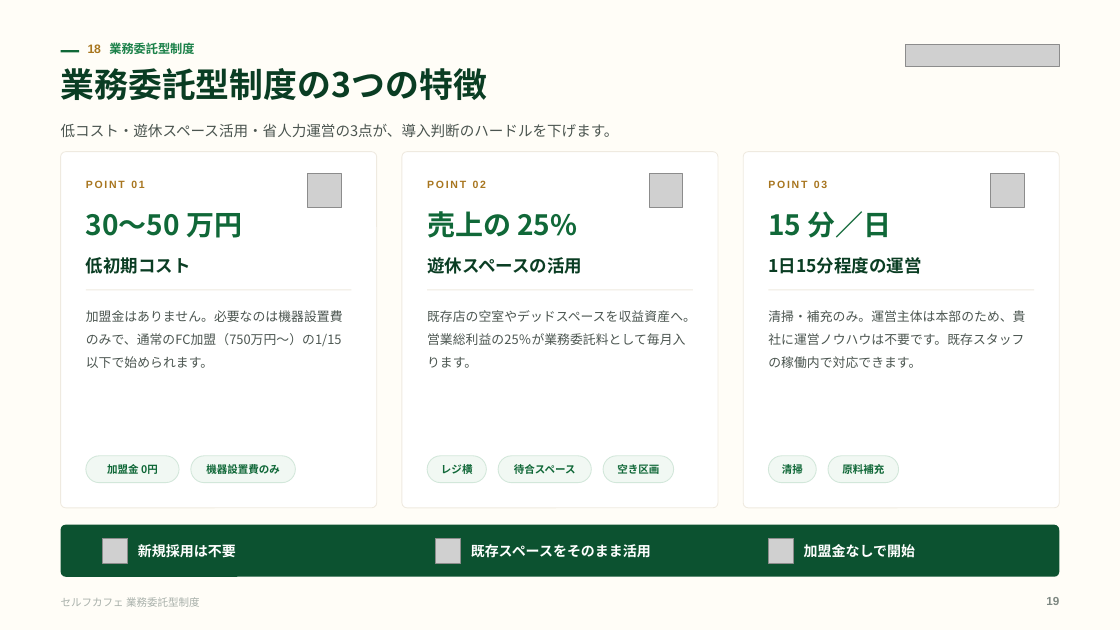
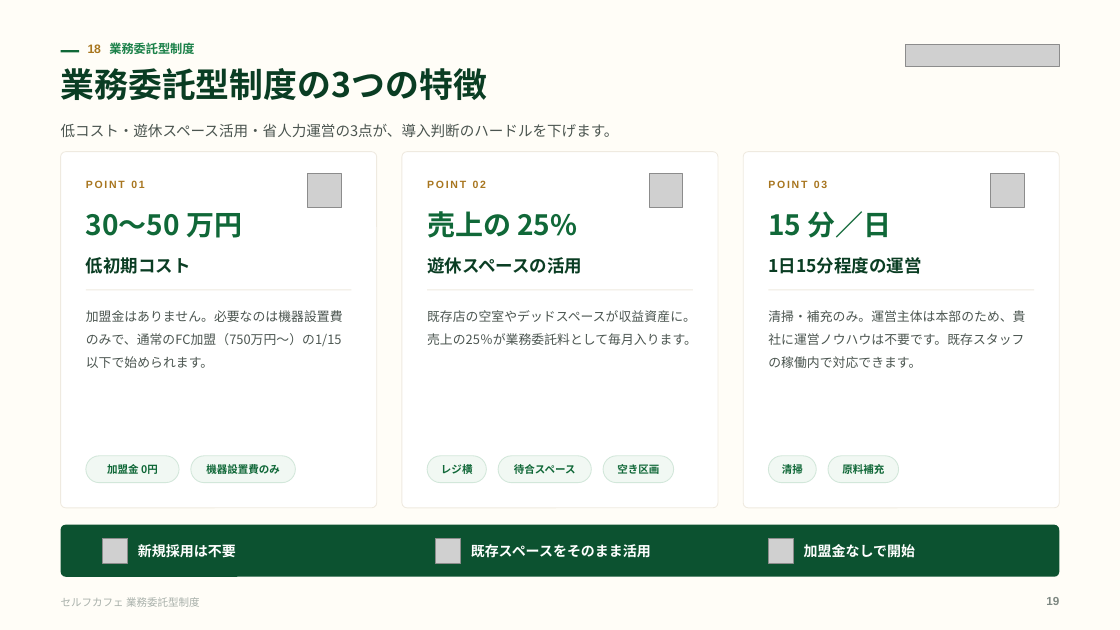
Before and after one commit to a5408071-cmd/suzuki-ceo, a slide deck: slide 19 of selfcafe-gyomu-deck/selfcafe-gyomu-deck.pptx. Drawn at 1120x630 pixels with LibreOffice and Linux fonts; fonts in the diff are those of the drawing; grey boxes stand for pictures. Boxes give left, top, right and bottom in pixels: in the first picture for what was removed or moved away, otherwise in the second. Text is boxed around its words. In the diff, an @@ line names an element or a change of style, - is before the commit and + after.

```diff
--- a/selfcafe-gyomu-deck/selfcafe-gyomu-deck.pptx
+++ b/selfcafe-gyomu-deck/selfcafe-gyomu-deck.pptx
@@ text at (427,310,697,345): text changed @@
-既存店の空室やデッドスペースを収益資産へ。営業総利益の25％が業務委託料として毎月入ります。
+既存店の空室やデッドスペースが収益資産に。売上の25％が業務委託料として毎月入ります。
```
Also in this commit, not shown: 5 other slides changed, 3 other files.
